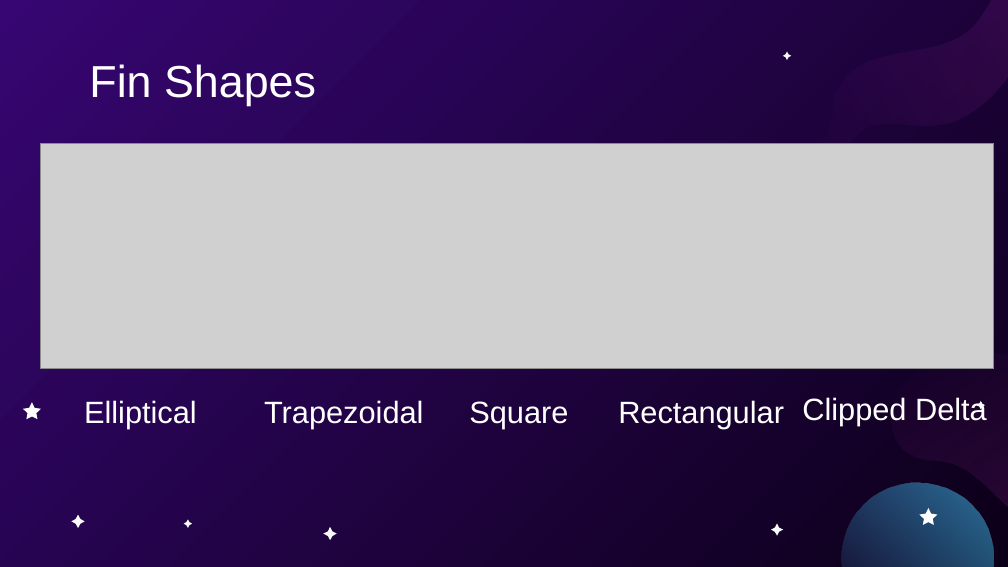
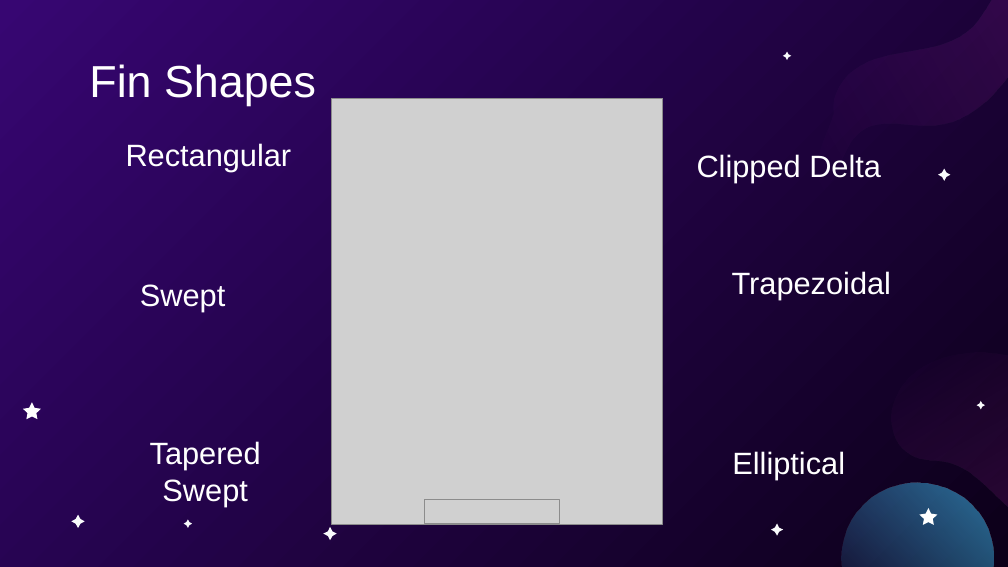
Before and after one commit to usedgenes/Rocketry-Curriculum, a slide deck: slide 10 of Beginner/Day 1/Intro to Rocketry.pptx. Drawn at 1008x567 pixels with LibreOffice and Linux fonts; fonts in the diff are those of the drawing; grey boxes stand for pictures. Boxes give left, top, right and bottom in pixels: in the first picture for what was removed or moved away, otherwise in the second. Text is boxed around its words. In the diff, an @@ line names an element or a change of style, - is before the commit and + after.

```diff
--- a/Beginner/Day 1/Intro to Rocketry.pptx
+++ b/Beginner/Day 1/Intro to Rocketry.pptx
@@ picture added at (x1=331, y1=99, x2=662, y2=525) @@
@@ picture removed at (x1=40, y1=143, x2=994, y2=369) @@
@@ alignment left to centre; more space between paragraphs in 4 elements at (x1=732, y1=451, x2=845, y2=479), (x1=732, y1=271, x2=891, y2=299), (x1=697, y1=154, x2=881, y2=182), (x1=126, y1=143, x2=292, y2=172) @@
@@ subtitle "Rectangular" moved from (x1=618, y1=400, x2=784, y2=429) to (x1=126, y1=143, x2=292, y2=172) @@
@@ text "Clipped Delta" moved from (x1=802, y1=397, x2=987, y2=425) to (x1=697, y1=154, x2=881, y2=182) @@
@@ freeform shape added at (x1=938, y1=168, x2=951, y2=180), fill #F9FBFC @@
@@ text "Trapezoidal" moved from (x1=264, y1=400, x2=423, y2=429) to (x1=732, y1=271, x2=891, y2=299) @@
@@ text added at (x1=140, y1=284, x2=225, y2=312), 22 pt, text #FFFFFF @@
+Swept
@@ text removed at (x1=469, y1=401, x2=568, y2=429) @@
-Square
@@ text added at (x1=150, y1=441, x2=261, y2=506), 22 pt, text #FFFFFF @@
+Tapered Swept
@@ text "Elliptical" moved from (x1=84, y1=400, x2=197, y2=429) to (x1=732, y1=451, x2=845, y2=479) @@
@@ picture added at (x1=425, y1=500, x2=560, y2=524) @@
```
Also in this commit, not shown: 1 other slide changed, 1 other file.
